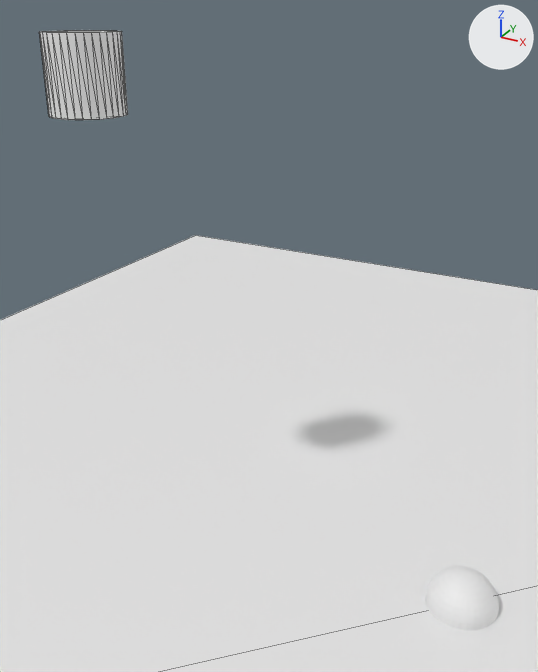
A saved change to the glTF model 2022/physics_from_file.glb.
Rendered twice from a 50 mm camera at (0.76, -4.13, 3.76) aimed at (-1.51, -0.01, 1.7). The lights are fixed; the arrows at upper right show +X, +Y and +Z. Mesh edges are drawn as thin lines on the coarser meshes. Objects named as collision shapes, trigger or cutter boxes, shadow casters or lower levels of detail are left out. Where no turn or scale is listed for an object, it has been applied to the vertices.

Objects in the first picture: 'Sphere', 'actualMesh', 'ground'.
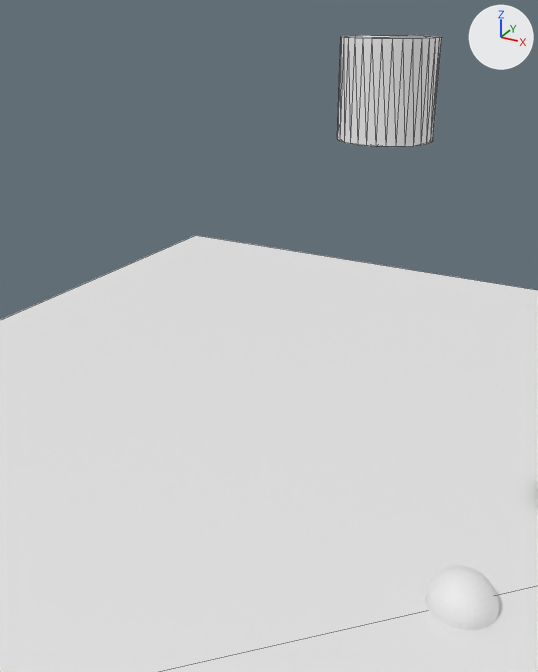
The change in detail:
Object 'actualMesh' (ob_actualmesh) moves from (-2.954, 0.0, 3.349) to (-0.764, 0.0, 3.349).

Changed parts and their boxes [x1, y1, x2, y2] in the pictures (538 x 672 px):
'actualMesh', moved
    before: [39, 30, 128, 120]
    after: [337, 35, 442, 147]
